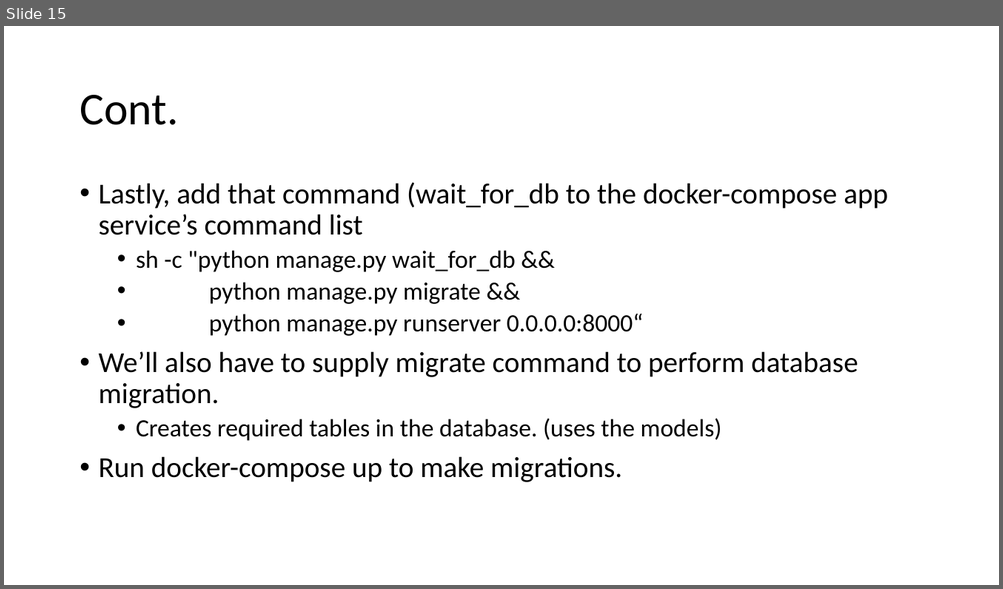
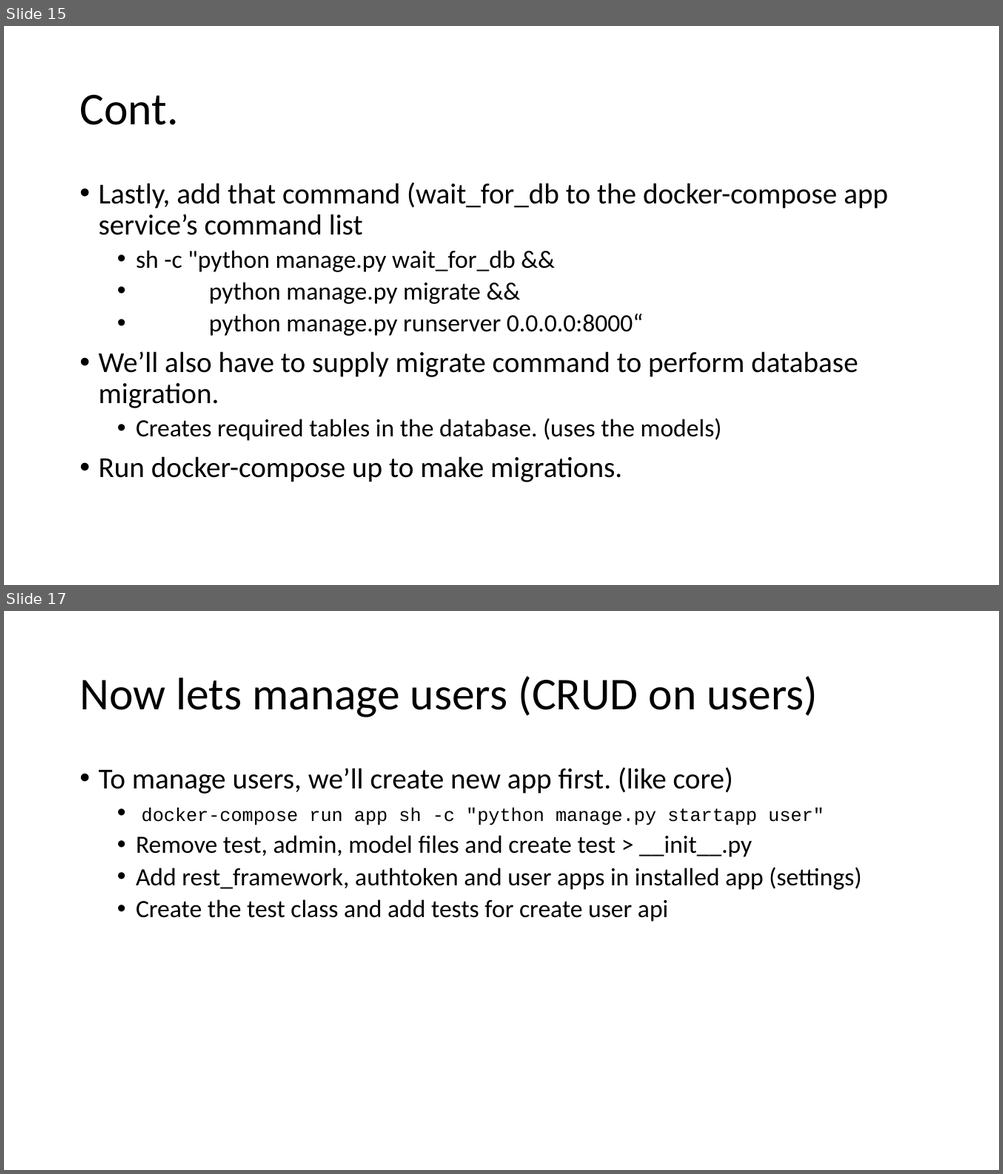
Before and after one commit to Smit24-git/recipe-app-api, a slide deck: Advance Django setup.pptx. Shown one above the other, each under a label of ours: slide 15 before the commit, slides 15 and 17 after it; the slides between them are not shown. The pictures are 1003x589 and 1003x1174 pixels, drawn with LibreOffice and Linux fonts; fonts in the diff are those of the drawing. Boxes give left, top, right and bottom in pixels: in the first picture for what was removed or moved away, otherwise in the second. Text is boxed around its words. In the diff, an @@ line names an element or a change of style, - is before the commit and + after.

Commit message:
added creating and authenticating the user

```diff
--- a/Advance Django setup.pptx
+++ b/Advance Django setup.pptx
@@ slide 17 added at (4,611,999,1170), background #FFFFFF @@
@@ title added at (79,676,817,718), 44 pt, text #000000 @@
+Now lets manage users (CRUD on users)
@@ text added at (99,767,861,922), 24 pt, text #000000 @@
+• To manage users, we’ll create new app first. (like core)
+  • docker-compose run app sh -c "python manage.py startapp user"
+  • Remove test, admin, model files and create test > __init__.py
+  • Add rest_framework, authtoken and user apps in installed app (settings)
+  • Create the test class and add tests for create user api
```
Also in this commit, not shown: 1 slide changed, 1 other slide added, 9 other files.
